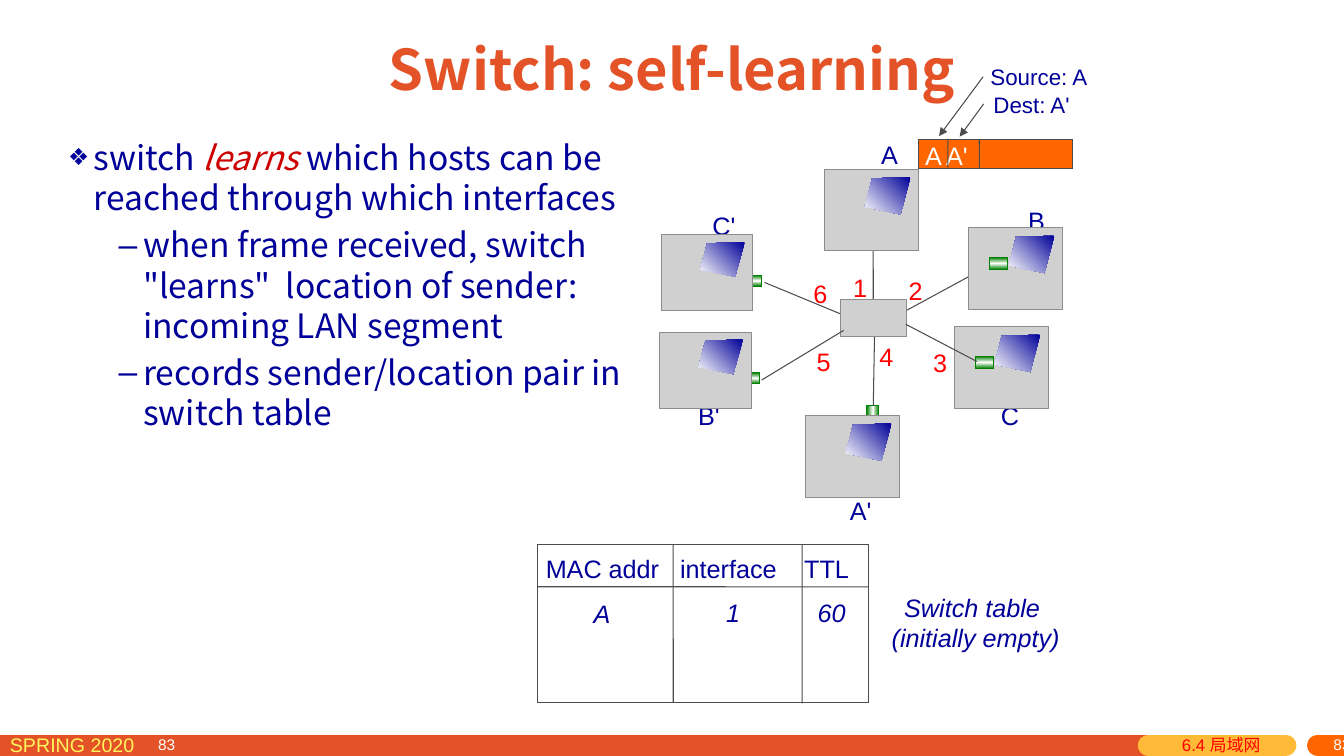
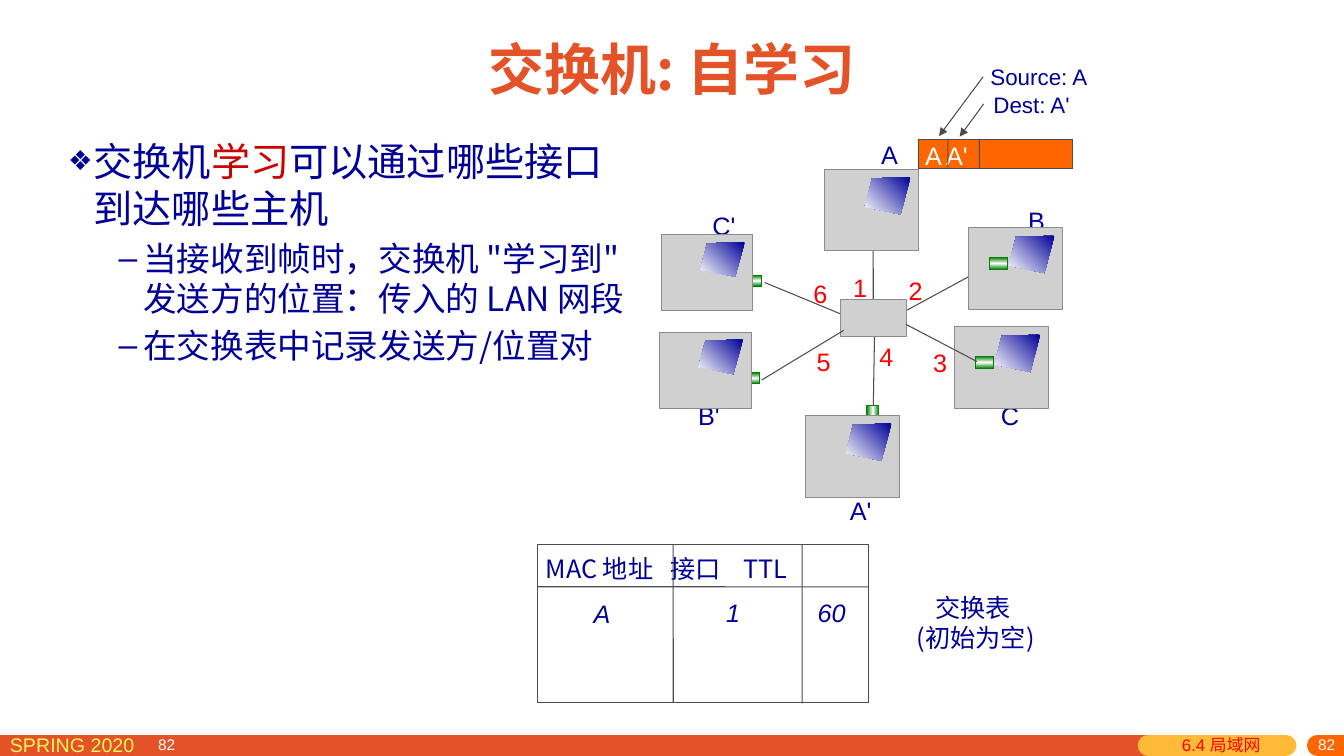
Before and after one commit to network-distributed/presentations, a slide deck: slide 82 of chapter6_cn.pptx (slide 83 before the commit). Drawn at 1344x756 pixels with LibreOffice and Linux fonts; fonts in the diff are those of the drawing; grey boxes stand for pictures. Boxes give left, top, right and bottom in pixels: in the first picture for what was removed or moved away, otherwise in the second. Text is boxed around its words. In the diff, an @@ line names an element or a change of style, - is before the commit and + after.

```diff
--- a/chapter6_cn.pptx
+++ b/chapter6_cn.pptx
@@ title at (x1=489, y1=42, x2=855, y2=95): text changed @@
-Switch: self-learning
+交换机: 自学习
@@ text at (x1=94, y1=143, x2=624, y2=364): text changed @@
-❖ switch learns which hosts can be reached through which interfaces
-  – when frame received, switch "learns" location of sender: incoming LAN segment
-  – records sender/location pair in switch table
+❖ 交换机学习可以通过哪些接口到达哪些主机
+  – 当接收到帧时，交换机 "学习到" 发送方的位置：传入的 LAN 网段
+  – 在交换表中记录发送方/位置对
@@ text at (x1=546, y1=552, x2=787, y2=584): text changed; font Arial to Noto Sans CJK SC @@
-MAC addr interface TTL
+MAC 地址 接口 TTL
@@ text at (x1=917, y1=595, x2=1035, y2=652): text changed; font Arial to Noto Sans CJK SC; italic off @@
-Switch table
-(initially empty)
+交换表
+(初始为空)
@@ page number at (x1=158, y1=739, x2=175, y2=750): text changed @@
-83
+82
@@ page number at (x1=164, y1=739, x2=181, y2=750): text changed @@
-83
+82
@@ page number added at (x1=1085, y1=738, x2=1344, y2=756), 11 pt, text #FFFFFF @@
+82
@@ page number removed at (x1=1100, y1=738, x2=1344, y2=756) @@
-83
@@ page number at (x1=1317, y1=739, x2=1334, y2=750): text changed @@
-83
+82
@@ page number at (x1=1333, y1=740, x2=1344, y2=750): text changed @@
-83
+82
```
Also in this commit, not shown: 110 other slides changed, 6 slides added, 7 slides removed, 1 other file.
